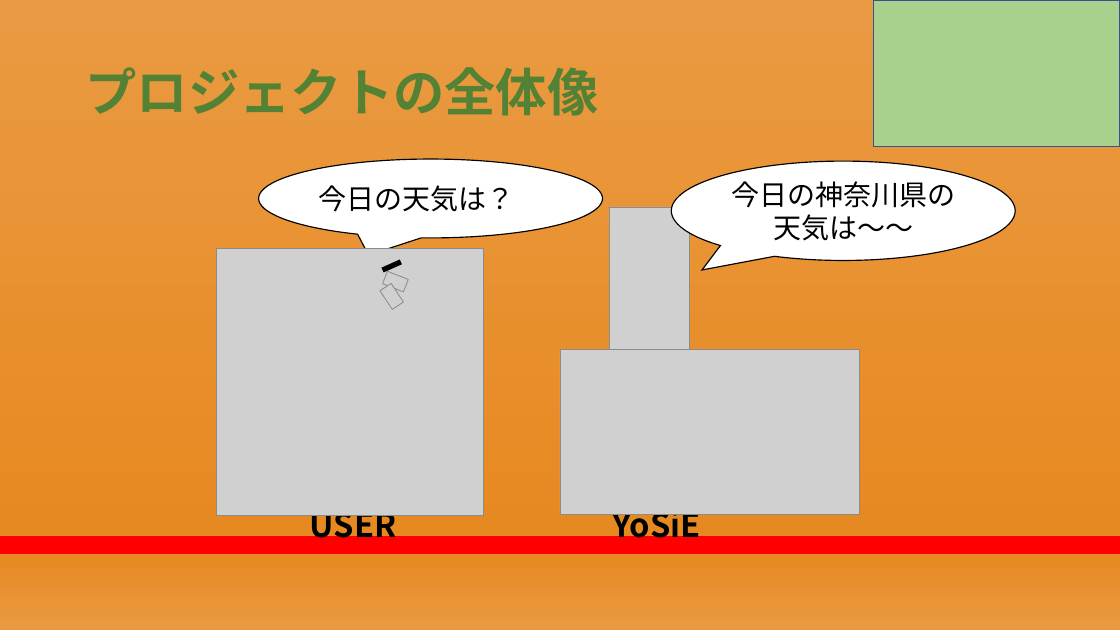
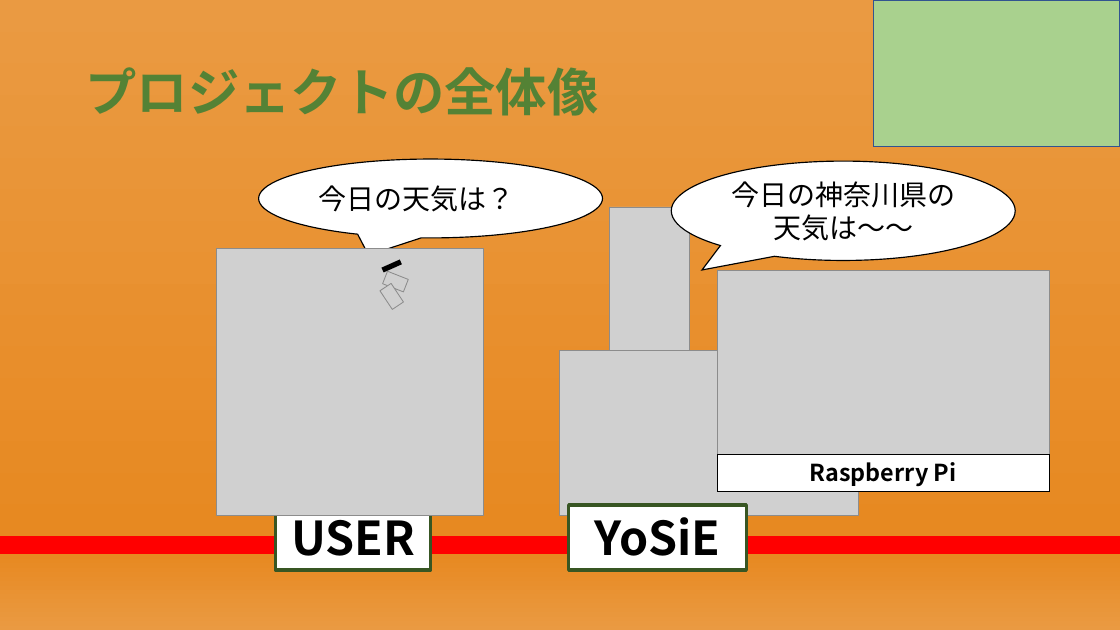
Before and after one commit to RikiishiSuzunosuke/AIspeaker_yosie, a slide deck: slide 2 of presentation/第二回プレゼン_アウトライン.pptx. Drawn at 1120x630 pixels with LibreOffice and Linux fonts; fonts in the diff are those of the drawing; grey boxes stand for pictures. Boxes give left, top, right and bottom in pixels: in the first picture for what was removed or moved away, otherwise in the second. Text is boxed around its words. In the diff, an @@ line names an element or a change of style, - is before the commit and + after.

```diff
--- a/presentation/第二回プレゼン_アウトライン.pptx
+++ b/presentation/第二回プレゼン_アウトライン.pptx
@@ picture added at bbox=[718, 271, 1049, 455] @@
@@ rectangle added at bbox=[718, 455, 1049, 492], fill #FFFFFF, outline #000000 0.75 pt, 20 pt, text #000000, bold @@
+Raspberry Pi
@@ rectangle "USER": place and size @@
-rectangle "USER" at bbox=[310, 504, 397, 546]
+rectangle "USER" at bbox=[276, 505, 431, 570]
@@ rectangle "USER" at bbox=[276, 505, 431, 570]: size 28 to 40 pt; alignment left to centre; fill none to #FFFFFF; outline none to #385723 3 pt @@
@@ rectangle "YoSiE" at bbox=[569, 505, 747, 570]: size 28 to 40 pt; alignment left to centre; fill none to #FFFFFF; outline none to #385723 3 pt @@
@@ rectangle "YoSiE": place and size @@
-rectangle "YoSiE" at bbox=[613, 504, 701, 546]
+rectangle "YoSiE" at bbox=[569, 505, 747, 570]
```
Also in this commit, not shown: 13 other slides changed, 2 slides added, 1 slide removed.
